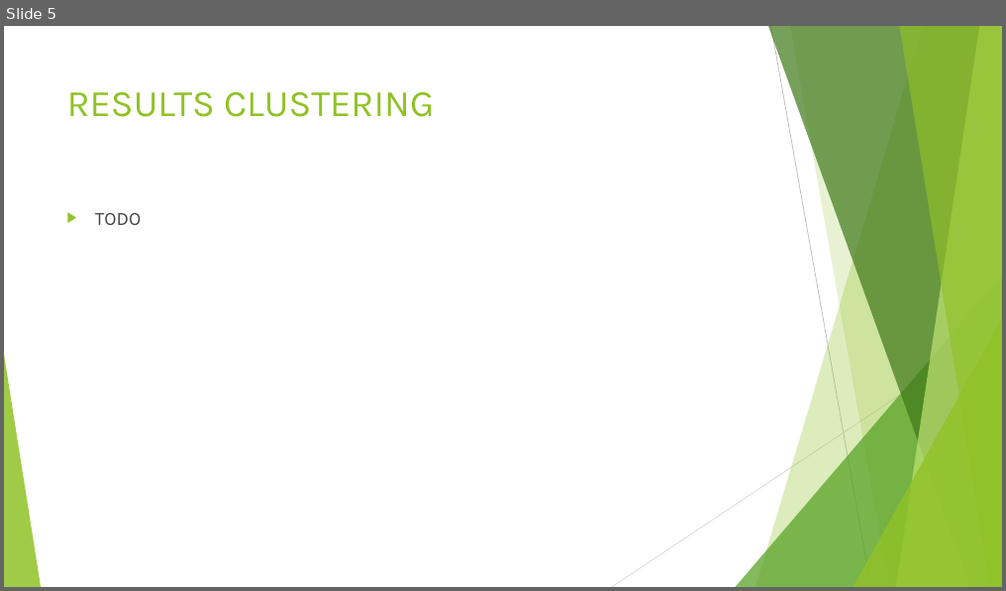
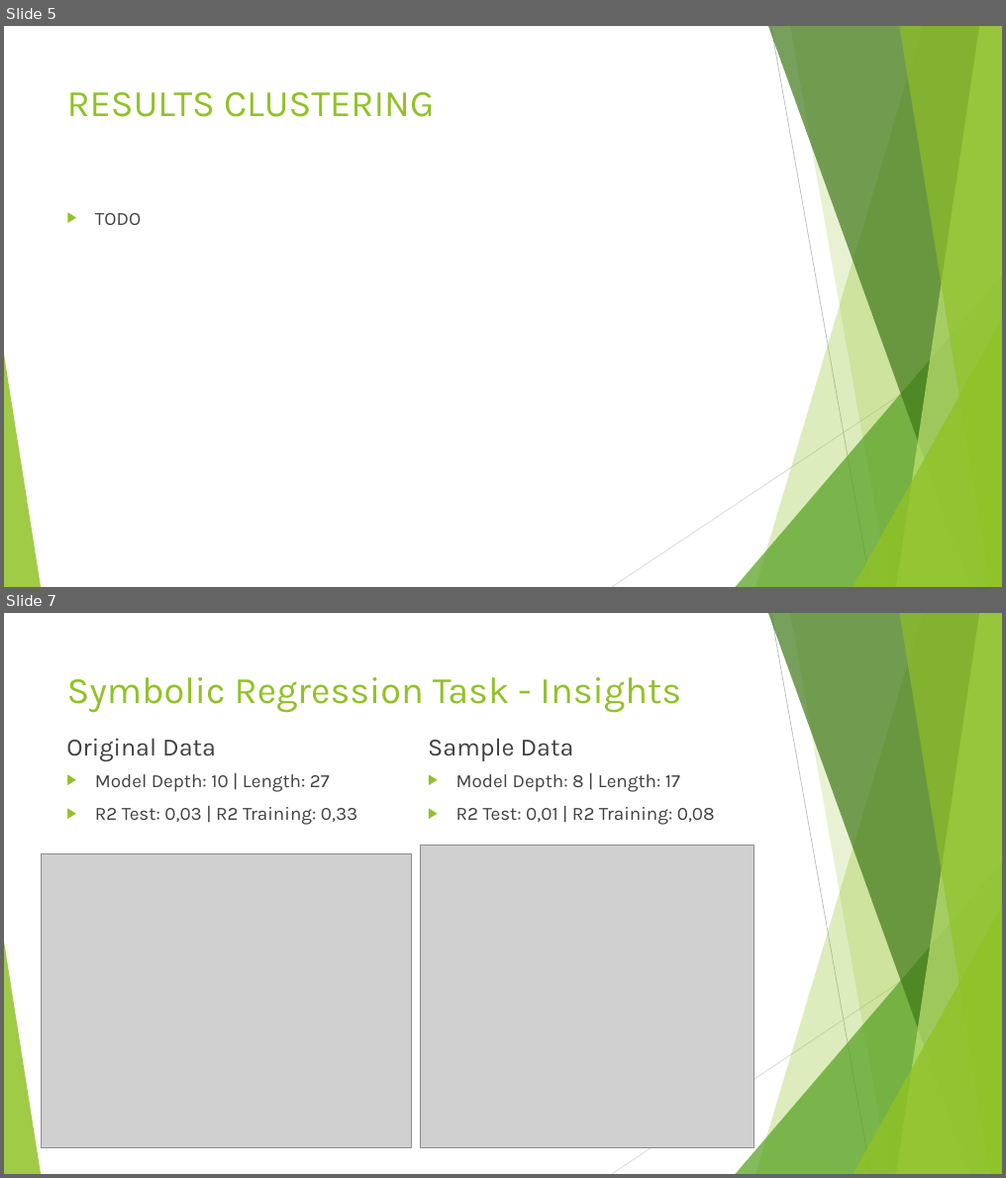
Before and after one commit to MaDe2101/DMLBeerProject, a slide deck: Documentation/Beer Data Presentation - Resampling Task.pptx. Shown one above the other, each under a label of ours: slide 5 before the commit, slides 5 and 7 after it; the slides between them are not shown. The pictures are 1006x591 and 1006x1178 pixels, drawn with LibreOffice and Linux fonts; fonts in the diff are those of the drawing; grey boxes stand for pictures. Boxes give left, top, right and bottom in pixels: in the first picture for what was removed or moved away, otherwise in the second. Text is boxed around its words. In the diff, an @@ line names an element or a change of style, - is before the commit and + after.

Commit message:
Added Symbolic Regression and Results to presentation

```diff
--- a/Documentation/Beer Data Presentation - Resampling Task.pptx
+++ b/Documentation/Beer Data Presentation - Resampling Task.pptx
@@ slide 7 added at <box>4,613,1002,1174</box>, background #FFFFFF; not listed: 10 template elements that a slide beside it also shows @@
@@ title added at <box>67,677,681,713</box>, 36 pt, text #90C226 @@
+Symbolic Regression Task - Insights
@@ text added at <box>66,738,216,761</box>, 24 pt, text #404040 @@
+Original Data
@@ text added at <box>428,739,574,761</box>, 24 pt, text #404040 @@
+Sample Data
@@ text added at <box>95,774,357,825</box>, 18 pt, text #404040 @@
+▶ Model Depth: 10 | Length: 27
+▶ R2 Test: 0,03 | R2 Training: 0,33
@@ text added at <box>456,774,715,825</box>, 18 pt, text #404040 @@
+▶ Model Depth: 8 | Length: 17
+▶ R2 Test: 0,01 | R2 Training: 0,08
@@ picture added at <box>420,845,753,1149</box> @@
@@ picture added at <box>42,854,411,1149</box> @@
```
Also in this commit, not shown: 2 slides changed, 14 other files.
